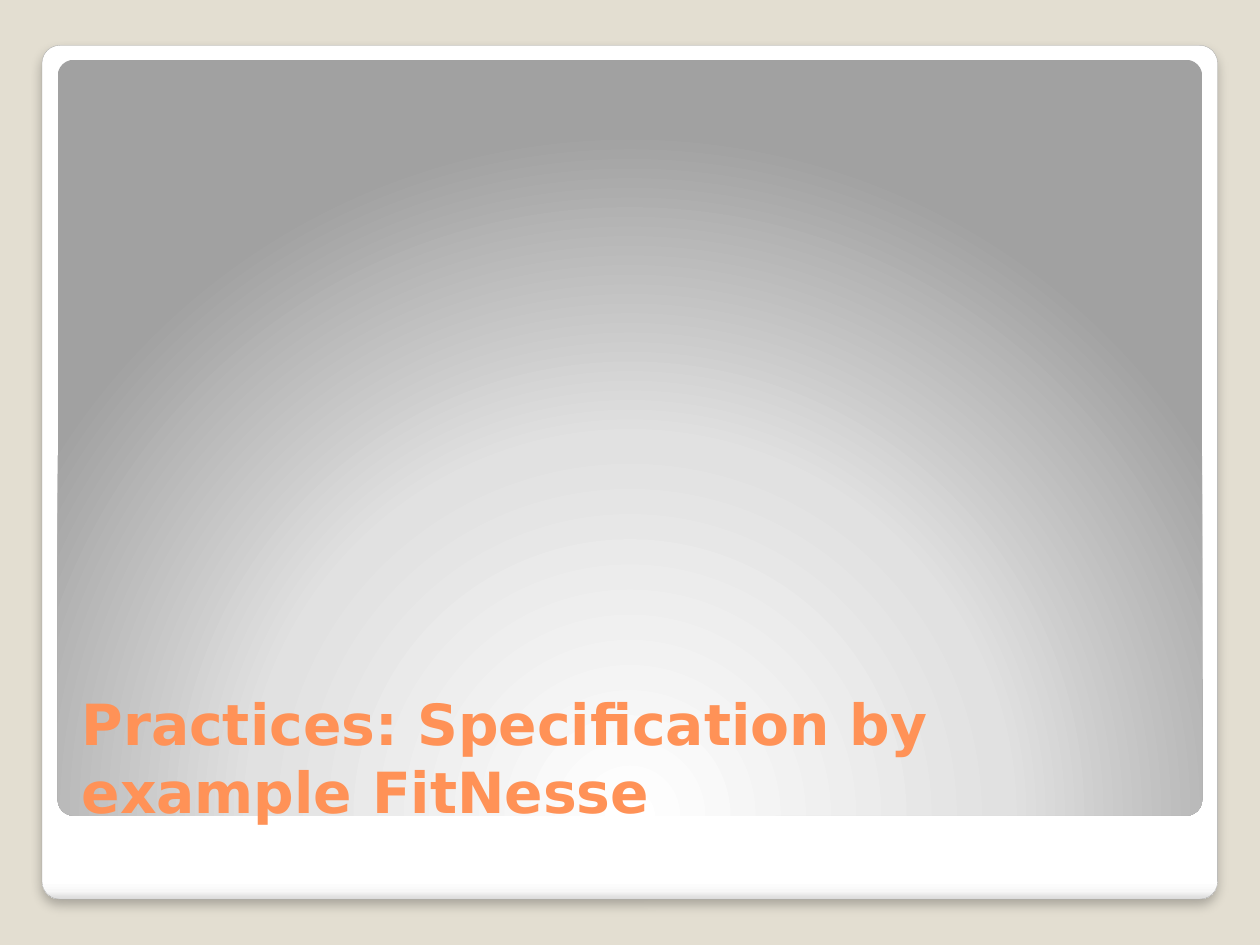
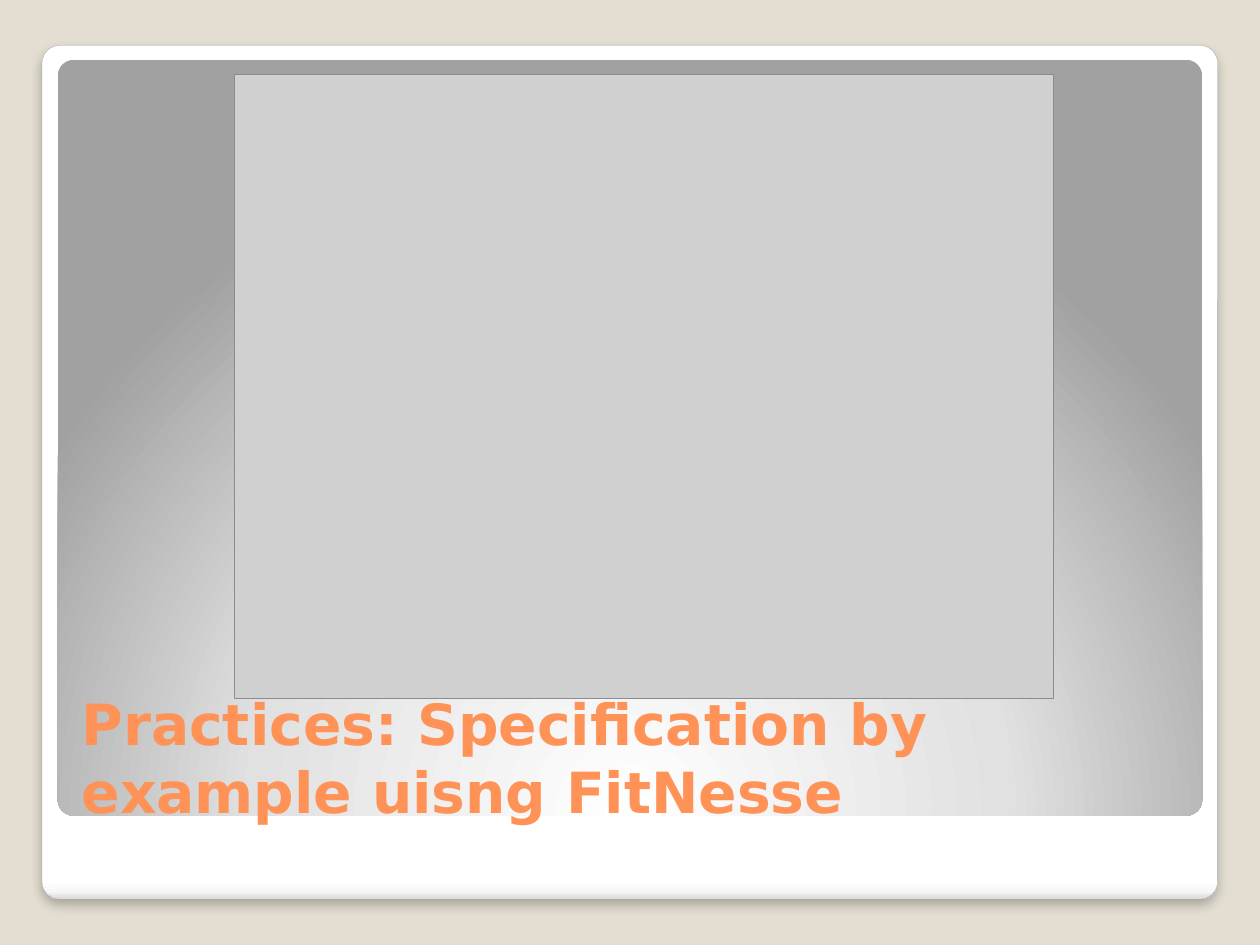
Before and after one commit to michelgrootjans/dkvlessonslearned, a slide deck: slide 12 of slides/Technical Session/Lessons learned.pptx (slide 11 before the commit). Drawn at 1260x945 pixels with LibreOffice and Linux fonts; fonts in the diff are those of the drawing; grey boxes stand for pictures. Boxes give left, top, right and bottom in pixels: in the first picture for what was removed or moved away, otherwise in the second. Text is boxed around its words. In the diff, an @@ line names an element or a change of style, - is before the commit and + after.

```diff
--- a/slides/Technical Session/Lessons learned.pptx
+++ b/slides/Technical Session/Lessons learned.pptx
@@ picture added at box(234, 74, 1053, 699) @@
@@ title at box(82, 702, 927, 825): text changed @@
-Practices: Specification by example FitNesse
+Practices: Specification by example uisng FitNesse
```
Also in this commit, not shown: 3 other slides changed, 2 slides added.
